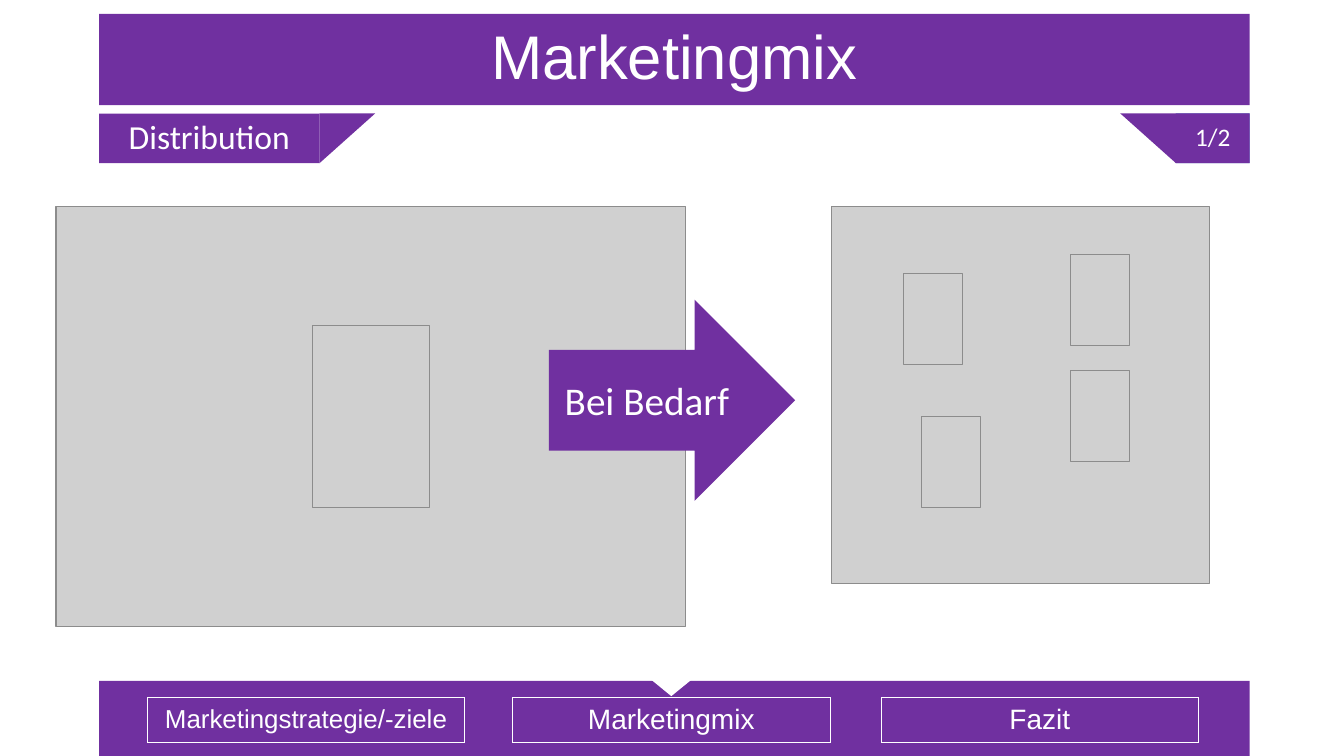
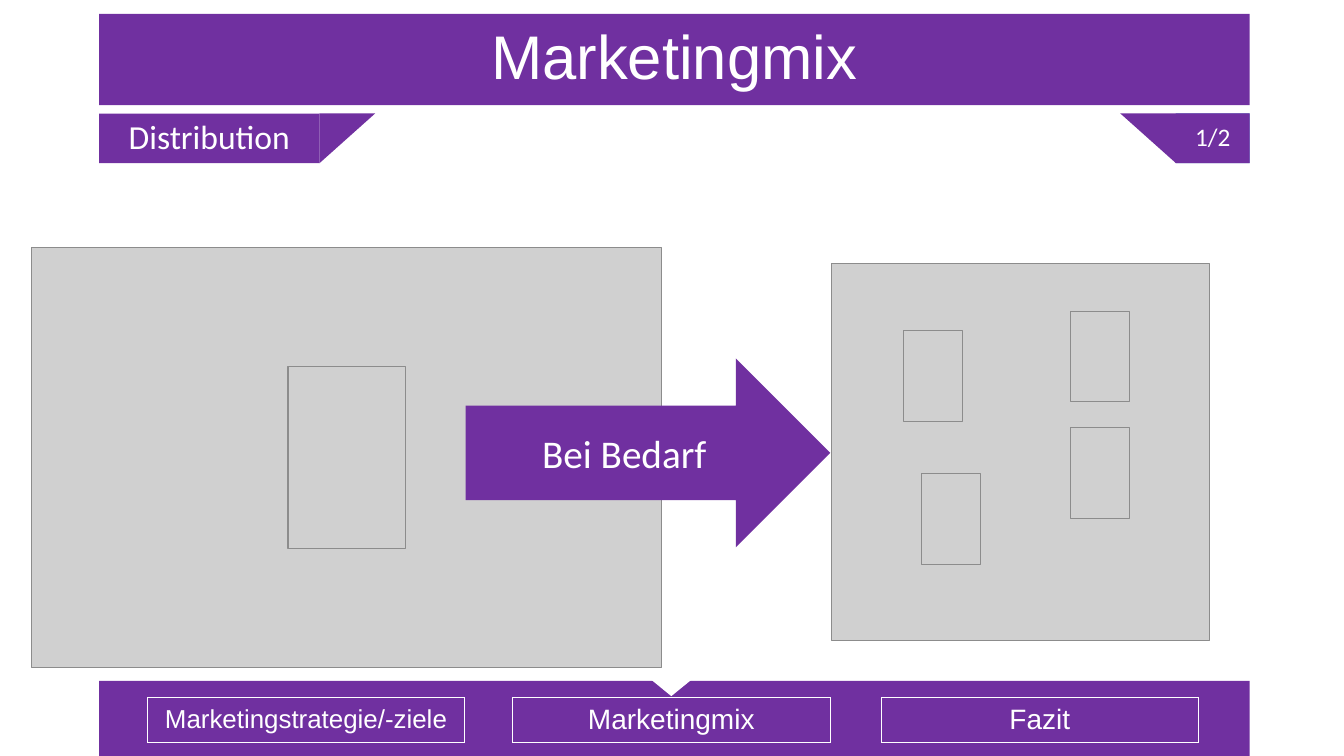
Before and after one commit to Sl0thking/mp_gproz_scrumiverse, a slide deck: slide 19 of 5_Präsentation/Projektpräsentation.pptx. Drawn at 1344x756 pixels with LibreOffice and Linux fonts; fonts in the diff are those of the drawing; grey boxes stand for pictures. Boxes give left, top, right and bottom in pixels: in the first picture for what was removed or moved away, otherwise in the second. Text is boxed around its words. In the diff, an @@ line names an element or a change of style, - is before the commit and + after.

```diff
--- a/5_Präsentation/Projektpräsentation.pptx
+++ b/5_Präsentation/Projektpräsentation.pptx
@@ picture: place and size @@
-picture at (56, 207, 687, 627)
+picture at (32, 248, 662, 668)
@@ picture: place and size @@
-picture at (1071, 254, 1129, 345)
+picture at (1071, 312, 1129, 402)
@@ right arrow "Bei Bedarf": place and size @@
-right arrow "Bei Bedarf" at (548, 299, 795, 501)
+right arrow "Bei Bedarf" at (466, 358, 831, 547)
@@ picture: place and size @@
-picture at (904, 273, 963, 364)
+picture at (904, 331, 963, 421)
@@ picture: place and size @@
-picture at (313, 326, 431, 507)
+picture at (288, 367, 406, 548)
@@ 3 pictures: place and size @@
-3 pictures at (832, 207, 1210, 585)
+3 pictures at (832, 263, 1210, 641)
```
Also in this commit, not shown: 13 other slides changed, 1 slide added.
